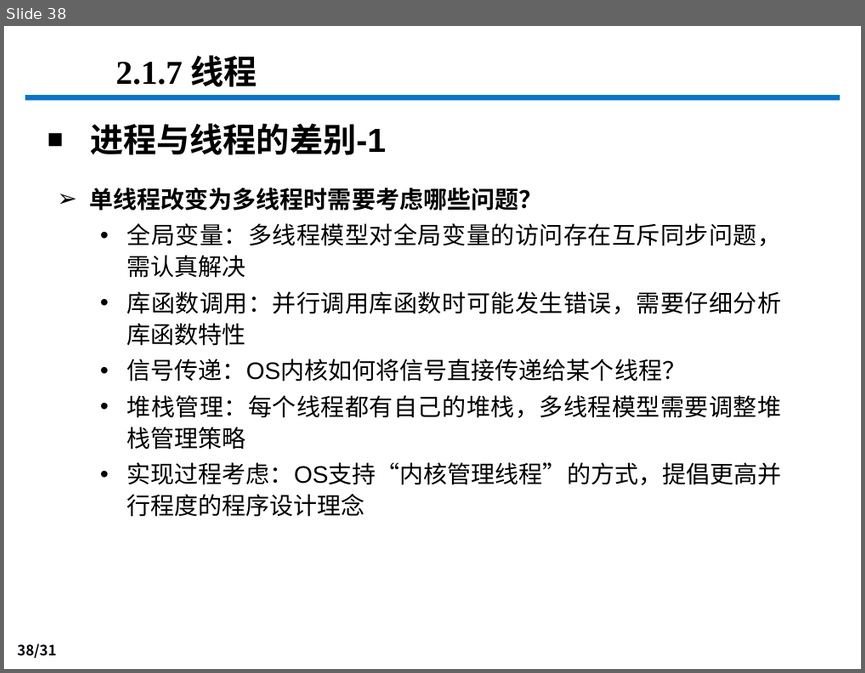
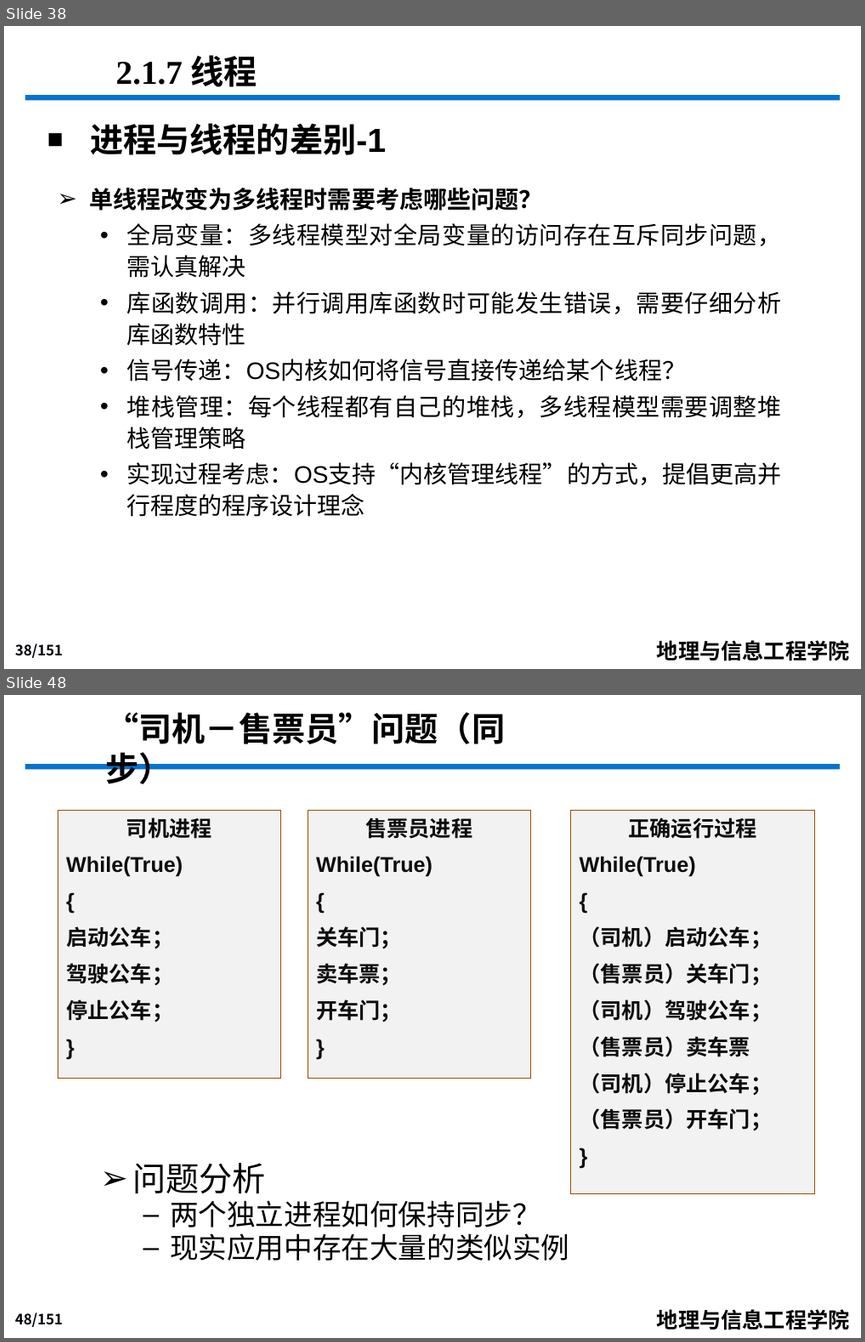
Before and after one commit to djzgroup/djzgroup.github.io, a slide deck: course/os/cha_2_process.pptx. Shown one above the other, each under a label of ours: slide 38 before the commit, slides 38 and 48 after it; the slides between them are not shown. The pictures are 865x673 and 865x1342 pixels, drawn with LibreOffice and Linux fonts; fonts in the diff are those of the drawing; background and template pictures are left out. Boxes give left, top, right and bottom in pixels: in the first picture for what was removed or moved away, otherwise in the second. Text is boxed around its words. In the diff, an @@ line names an element or a change of style, - is before the commit and + after.

```diff
--- a/course/os/cha_2_process.pptx
+++ b/course/os/cha_2_process.pptx
@@ slide 48 added at (4,695,861,1338), background #FFFFFF; not listed: 3 template elements that a slide beside it also shows @@
@@ text added at (106,712,506,784), 28 pt, text #000000, bold @@
+“司机－售票员”问题（同步）
@@ rectangle added at (58,811,281,1078), fill #F2F2F2, outline #9C4E00 0.75 pt, 18 pt, text #0D0D0D, bold @@
+司机进程
+While(True)
+{
+启动公车；
+驾驶公车；
+停止公车；
+}
@@ rectangle added at (307,811,530,1078), fill #F2F2F2, outline #9C4E00 0.75 pt, 18 pt, text #0D0D0D, bold @@
+售票员进程
+While(True)
+{
+关车门；
+卖车票；
+开车门；
+}
@@ rectangle added at (570,811,815,1194), fill #F2F2F2, outline #9C4E00 0.75 pt, 18 pt, text #0D0D0D, bold @@
+正确运行过程
+While(True)
+{
+（司机）启动公车；
+（售票员）关车门；
+（司机）驾驶公车；
+（售票员）卖车票
+（司机）停止公车；
+（售票员）开车门；
+}
@@ text added at (132,1163,569,1260), 24 pt, text #000000 @@
+➢ 问题分析
+  – 两个独立进程如何保持同步？
+  – 现实应用中存在大量的类似实例
@@ page number added at (766,1230,815,1274), 14 pt, text #FFFFFF @@
+48
@@ slide 38 changed as well @@
@@ page number at (15,643,63,658): text changed @@
-38/31
+38/151
@@ text added at (657,640,850,661), 18 pt, text #000000, bold @@
+地理与信息工程学院
```
Also in this commit, not shown: 37 other slides changed, 112 other slides added, 1 slide removed.
